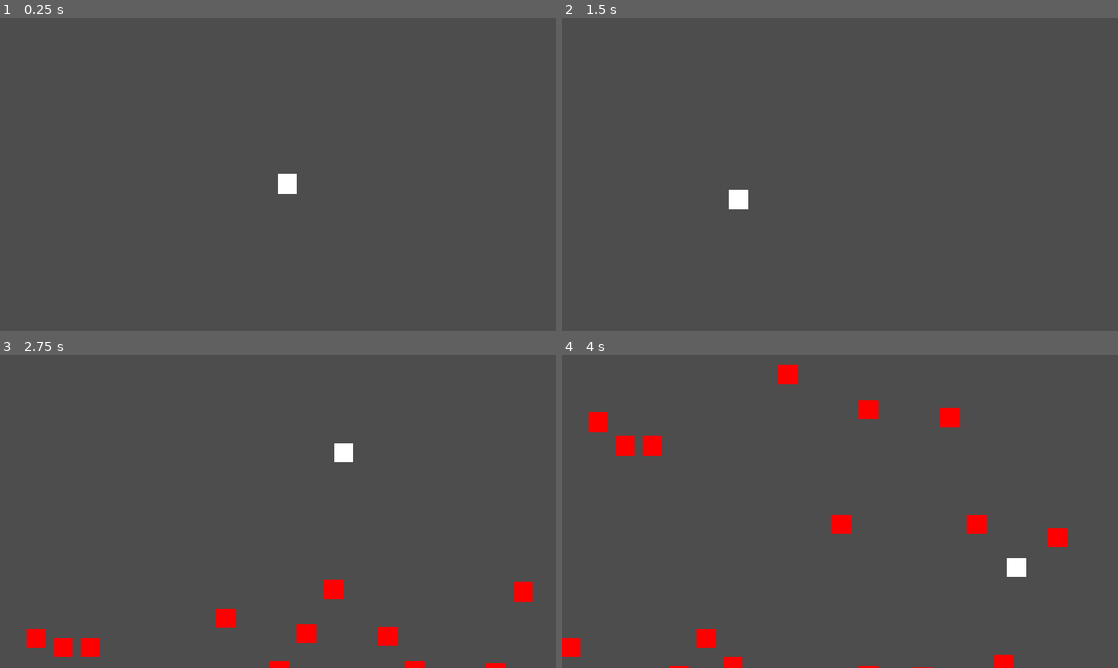
Above: before the commit, frames 1-4 (two rows, left to right).
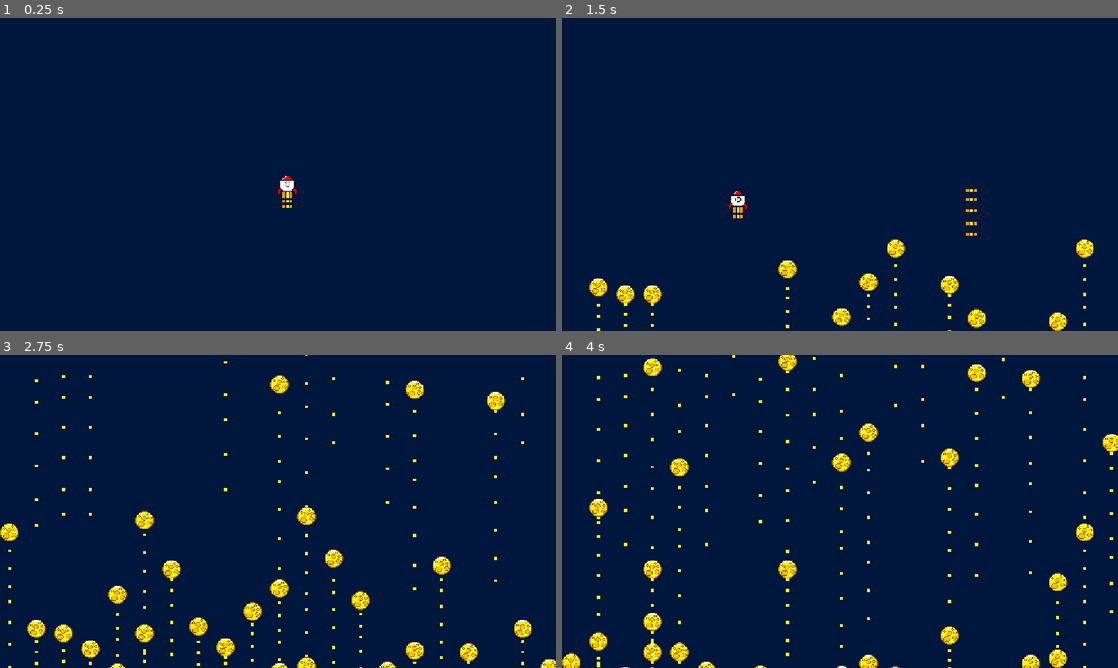
Above: after the commit, the same moments.

Repository: KrisDeveloper/Jam_Game
Game: Godot game, scene res://Scenes/game_up.tscn
The game is run twice, just before and just after one commit, with the same random seed, the same clock (stepped at 60 frames per second) and the same inputs. The project has no main scene, so this scene is started directly.
Inputs (mouse positions are in pixels of both pictures, inside the frame that each line leads up to):
- Up to frame 1 (0.25 s): no input
- Up to frame 2 (1.5 s): tap Enter at 0.5 s; move the mouse to (962, 158) at 0.52 s; move the mouse to (728, 190) at 1.27 s
- Up to frame 3 (2.75 s): move the mouse to (333, 442) at 2.02 s
- Up to frame 4 (4 s): move the mouse to (812, 574) at 2.77 s; move the mouse to (1006, 558) at 3.52 s

The runs differ from the first frame. In frame 1, 100% of the frame differs, in the area x 0-100%, y 0-100%; in frame 2, 100%; in frame 3, 100%; in frame 4, 100%.

Commit message:
adjusting some stuff

Diff:
--- a/jam-game/Scenes/enemy.tscn
+++ b/jam-game/Scenes/enemy.tscn
@@ -1,14 +1,16 @@
-[gd_scene load_steps=3 format=3 uid="uid://b033mw1uwq3vx"]
+[gd_scene load_steps=4 format=3 uid="uid://b033mw1uwq3vx"]
 
 [ext_resource type="Script" uid="uid://c3xj4hnrnlxqp" path="res://Scripts/enemy.gd" id="1_hghv2"]
+[ext_resource type="Texture2D" uid="uid://dcy1lfow3mowo" path="res://Sprites/meteor.png" id="2_1f0kj"]
 
-[sub_resource type="RectangleShape2D" id="RectangleShape2D_hghv2"]
-size = Vector2(40, 40)
+[sub_resource type="CircleShape2D" id="CircleShape2D_afpow"]
+radius = 18.248287
 
 [node name="enemy" type="CharacterBody2D"]
 script = ExtResource("1_hghv2")
 
 [node name="ColorRect" type="ColorRect" parent="."]
+visible = false
 offset_right = 40.0
 offset_bottom = 40.0
 color = Color(1, 0, 0, 1)
@@ -16,7 +18,19 @@
 [node name="Area2D" type="Area2D" parent="."]
 
 [node name="CollisionShape2D" type="CollisionShape2D" parent="Area2D"]
+position = Vector2(19, 19)
+shape = SubResource("CircleShape2D_afpow")
+
+[node name="CPUParticles2D" type="CPUParticles2D" parent="."]
+position = Vector2(19, 41)
+lifetime = 0.5
+scale_amount_min = 6.0
+scale_amount_max = 6.0
+color = Color(1, 1, 0, 1)
+
+[node name="Meteor" type="Sprite2D" parent="."]
 position = Vector2(20, 20)
-shape = SubResource("RectangleShape2D_hghv2")
+scale = Vector2(1.4, 1.4)
+texture = ExtResource("2_1f0kj")
 
 [connection signal="body_entered" from="Area2D" to="." method="_on_area_2d_body_entered"]
--- a/jam-game/Scenes/player.tscn
+++ b/jam-game/Scenes/player.tscn
@@ -1,18 +1,46 @@
-[gd_scene load_steps=3 format=3 uid="uid://crn8yoyc3brjw"]
+[gd_scene load_steps=4 format=3 uid="uid://crn8yoyc3brjw"]
 
 [ext_resource type="Script" uid="uid://c1eann7krle1i" path="res://Scripts/player.gd" id="1_v0iea"]
+[ext_resource type="Texture2D" uid="uid://dma1okdni5yh0" path="res://Sprites/spaceship.png" id="2_cvnsp"]
 
 [sub_resource type="RectangleShape2D" id="RectangleShape2D_v0iea"]
-size = Vector2(40, 40)
+size = Vector2(35, 23.749998)
 
-[node name="player" type="CharacterBody2D"]
+[node name="player" type="CharacterBody2D" groups=["player"]]
 script = ExtResource("1_v0iea")
 
 [node name="ColorRect" type="ColorRect" parent="."]
+visible = false
 offset_right = 40.0
 offset_bottom = 40.0
 
-[node name="CollisionShape2D" type="CollisionShape2D" parent="." groups=["player"]]
-position = Vector2(20, 20)
+[node name="Spaceship" type="Sprite2D" parent="."]
+position = Vector2(19.000002, 19.000002)
+scale = Vector2(1.3, 1.3)
+texture = ExtResource("2_cvnsp")
+
+[node name="CollisionShape2D" type="CollisionShape2D" parent="."]
+position = Vector2(19, 21.5)
 scale = Vector2(0.8, 0.8)
 shape = SubResource("RectangleShape2D_v0iea")
+
+[node name="CPUParticles2D" type="CPUParticles2D" parent="."]
+position = Vector2(19, 37)
+lifetime = 0.5
+scale_amount_min = 6.0
+scale_amount_max = 6.0
+color = Color(1, 1, 0, 1)
+
+[node name="CPUParticles2D2" type="CPUParticles2D" parent="."]
+position = Vector2(11, 37)
+lifetime = 0.5
+scale_amount_min = 6.0
+scale_amount_max = 6.0
+color = Color(1, 0.59607846, 0, 1)
+
+[node name="CPUParticles2D3" type="CPUParticles2D" parent="."]
+position = Vector2(27, 37)
+lifetime = 0.5
+scale_amount_min = 6.0
+scale_amount_max = 6.0
+color = Color(1, 0.59607846, 0, 1)
--- a/jam-game/Scripts/enemy.gd
+++ b/jam-game/Scripts/enemy.gd
@@ -1,9 +1,9 @@
 extends CharacterBody2D
 
-const speed = 250.0
+const speed = 400.0
 
 func _ready() -> void:
-	await get_tree().create_timer(10).timeout
+	await get_tree().create_timer(5).timeout
 	queue_free()
 
 func _process(delta: float) -> void:
--- a/jam-game/Scripts/enemy_spawner.gd
+++ b/jam-game/Scripts/enemy_spawner.gd
@@ -15,7 +15,7 @@
 	$"../Label".text = str(apparition_time)
 
 func spawn():
-	apparition_time = rng.randf_range(1.5, 5.0)
+	apparition_time = rng.randf_range(0.5, 2.5)
 	await get_tree().create_timer(apparition_time).timeout
 	var enemy_instance = enemy.instantiate()
 	enemy_instance.position = aux_pos
--- a/jam-game/project.godot
+++ b/jam-game/project.godot
@@ -24,5 +24,7 @@
 
 [rendering]
 
+textures/canvas_textures/default_texture_filter=0
 renderer/rendering_method="gl_compatibility"
 renderer/rendering_method.mobile="gl_compatibility"
+environment/defaults/default_clear_color=Color(0, 0.08902467, 0.24056885, 1)
Not shown, added: jam-game/Sprites/meteor.png.import
Not shown, added: jam-game/Sprites/spaceship.png.import
